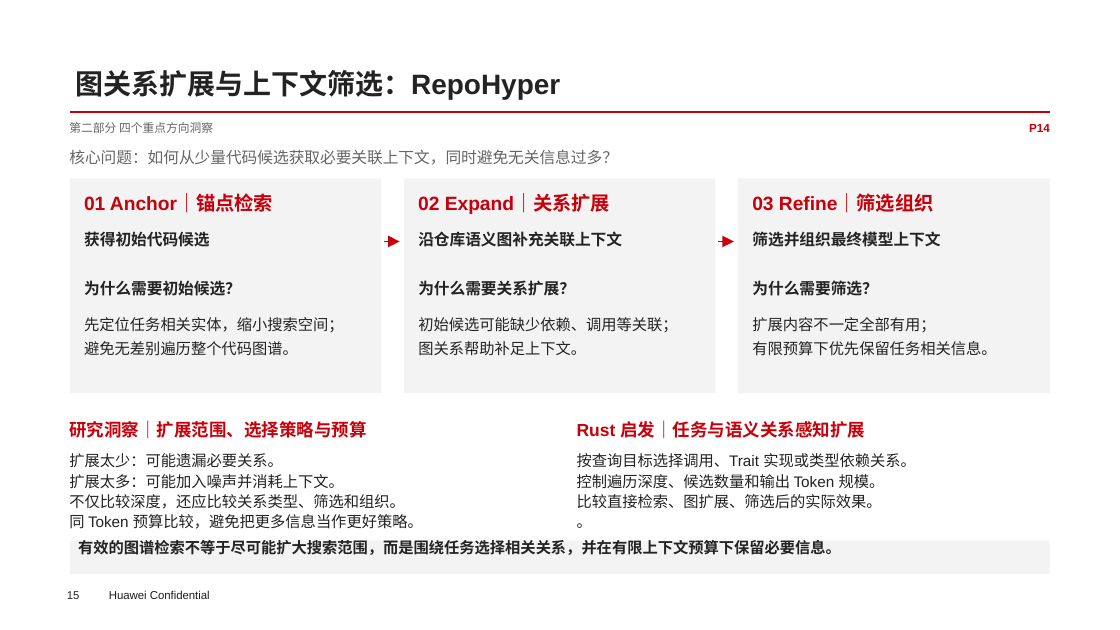
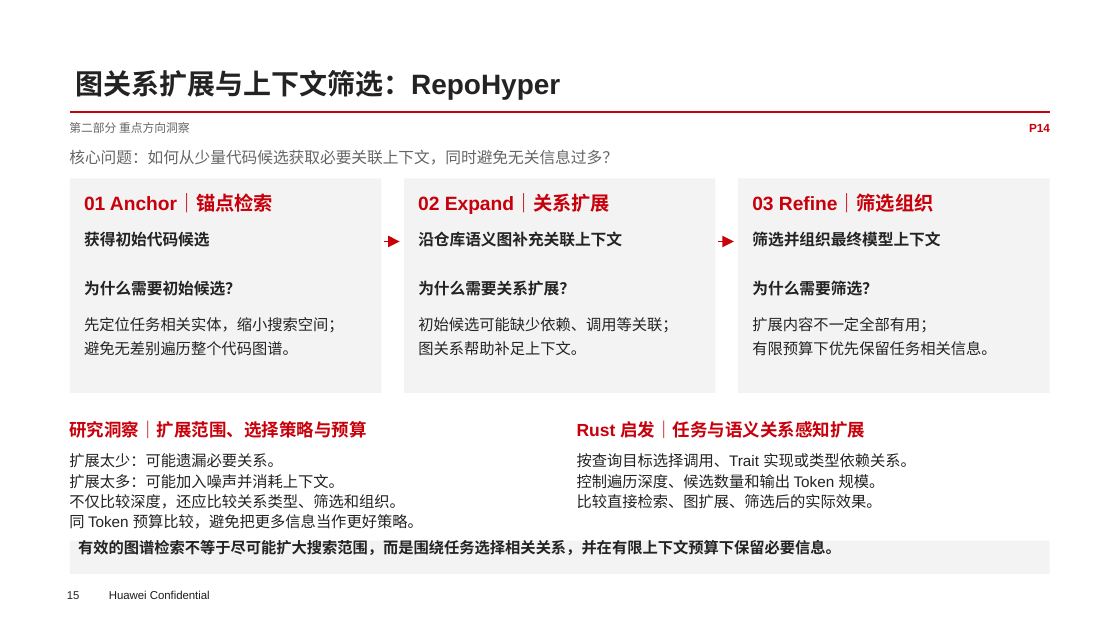
Before and after one commit to ichab/rk8s, a slide deck: slide 13 of 面向Agent软件工程的知识图谱研究综述与技术洞察.pptx. Drawn at 1120x630 pixels with LibreOffice and Linux fonts; fonts in the diff are those of the drawing; background and template pictures are left out. Boxes give left, top, right and bottom in pixels: in the first picture for what was removed or moved away, otherwise in the second. Text is boxed around its words. In the diff, an @@ line names an element or a change of style, - is before the commit and + after.

```diff
--- a/面向Agent软件工程的知识图谱研究综述与技术洞察.pptx
+++ b/面向Agent软件工程的知识图谱研究综述与技术洞察.pptx
@@ text at (69, 122, 189, 133): text changed @@
-第二部分 四个重点方向洞察
+第二部分 重点方向洞察
@@ text at (577, 453, 916, 509): text changed @@
-按查询目标选择调用、Trait 实现或类型依赖关系。
-控制遍历深度、候选数量和输出 Token 规模。
-比较直接检索、图扩展、筛选后的实际效果。
-。
+按查询目标选择调用、Trait 实现或类型依赖关系。
+控制遍历深度、候选数量和输出 Token 规模。
+比较直接检索、图扩展、筛选后的实际效果。
```
Also in this commit, not shown: 15 other slides changed.
